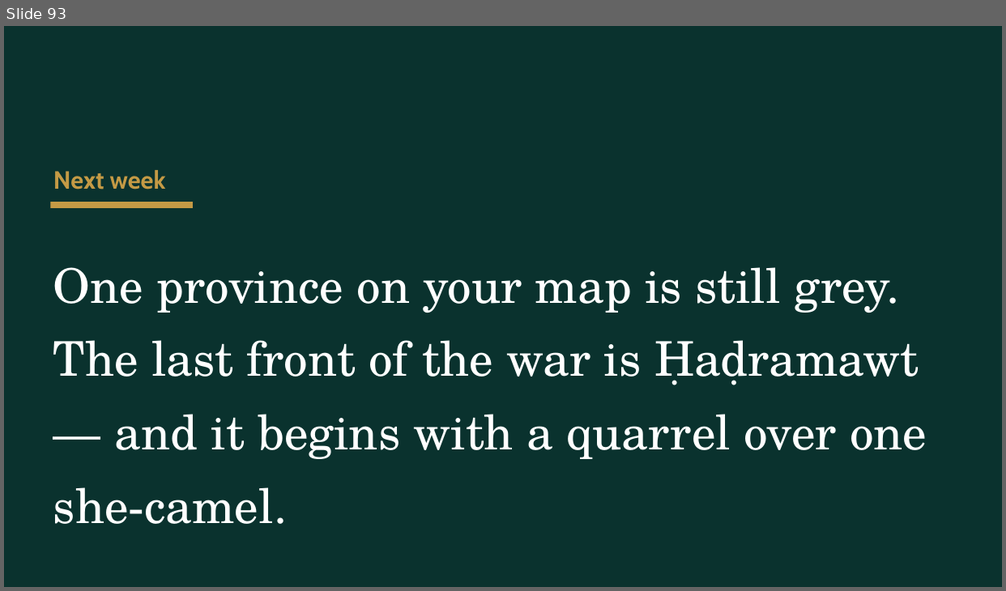
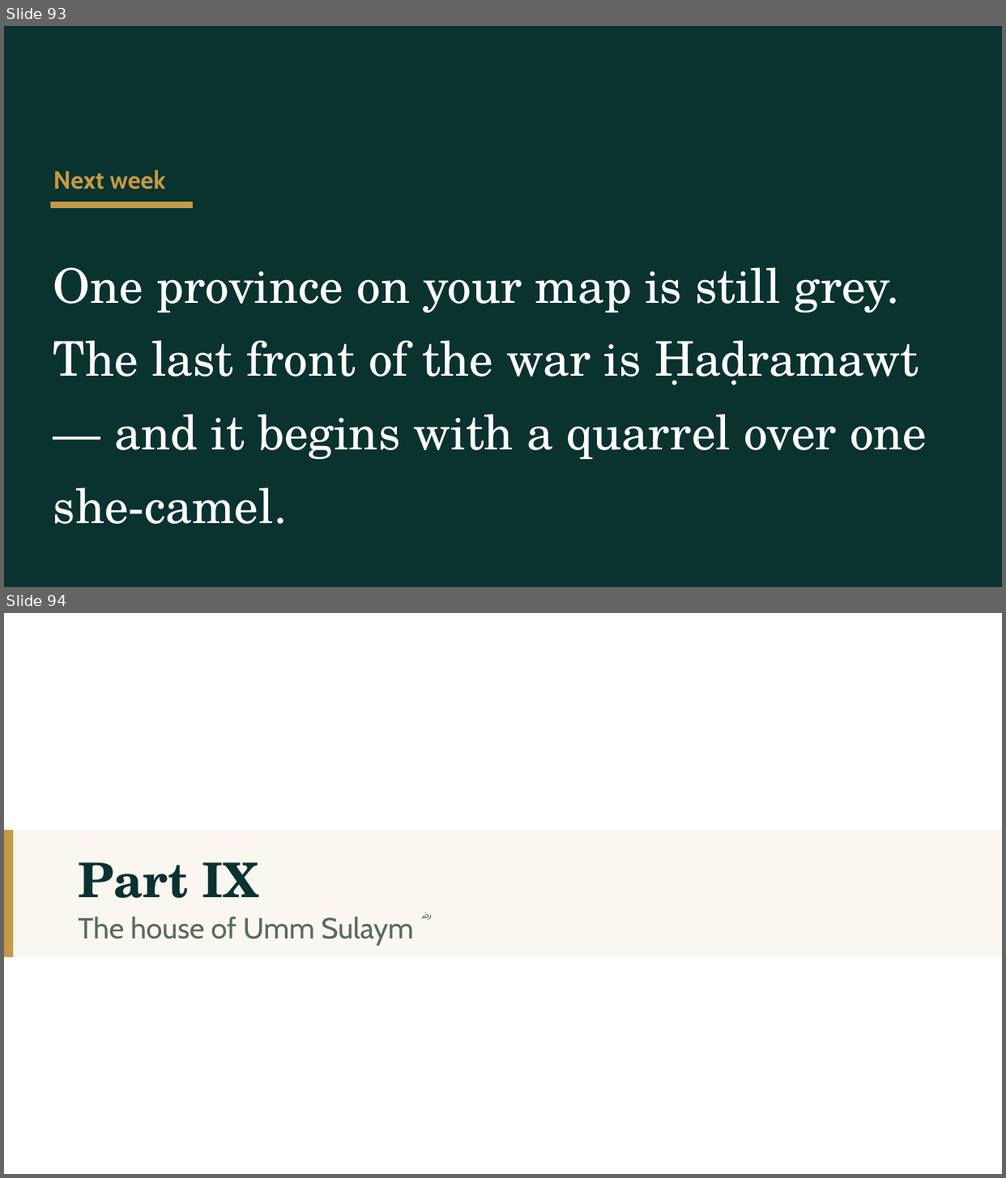
Before and after one commit to daniyalyasin93/2026SeptemberIslamicHistoryClass, a slide deck: S04_kinda_butah_yamama/S04.pptx. Shown one above the other, each under a label of ours: slide 93 before the commit, slides 93 and 94 after it. The pictures are 1006x591 and 1006x1178 pixels, drawn with LibreOffice and Linux fonts; fonts in the diff are those of the drawing. Boxes give left, top, right and bottom in pixels: in the first picture for what was removed or moved away, otherwise in the second. Text is boxed around its words. In the diff, an @@ line names an element or a change of style, - is before the commit and + after.

```diff
--- a/S04_kinda_butah_yamama/S04.pptx
+++ b/S04_kinda_butah_yamama/S04.pptx
@@ slide 94 added at box(4, 613, 1002, 1174), background #FFFFFF @@
@@ rectangle added at box(4, 830, 1002, 957), fill #FAF7F0 @@
@@ rectangle added at box(4, 830, 13, 957), fill #C49A45 @@
@@ text added at box(78, 862, 258, 898), 46 pt, text #0A322E, bold @@
+Part IX
@@ text added at box(78, 917, 421, 946), 28 pt, text #5A6862 @@
+The house of Umm Sulaym ؓ
```
Also in this commit, not shown: 30 other slides added, 17 other files.
